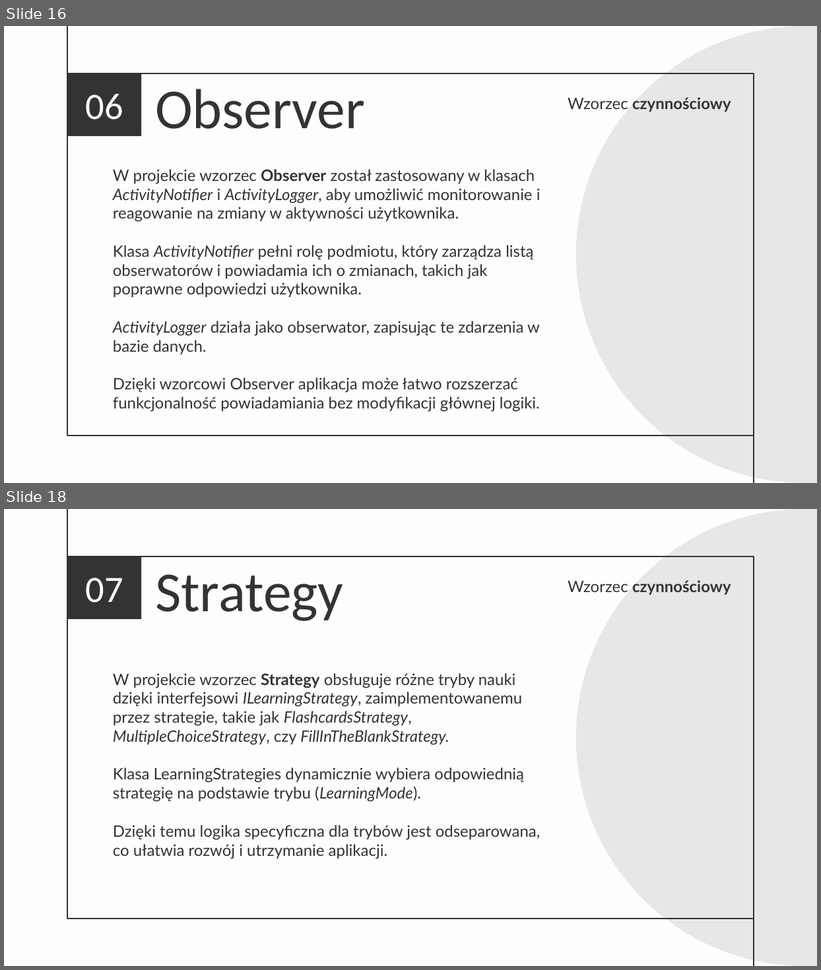
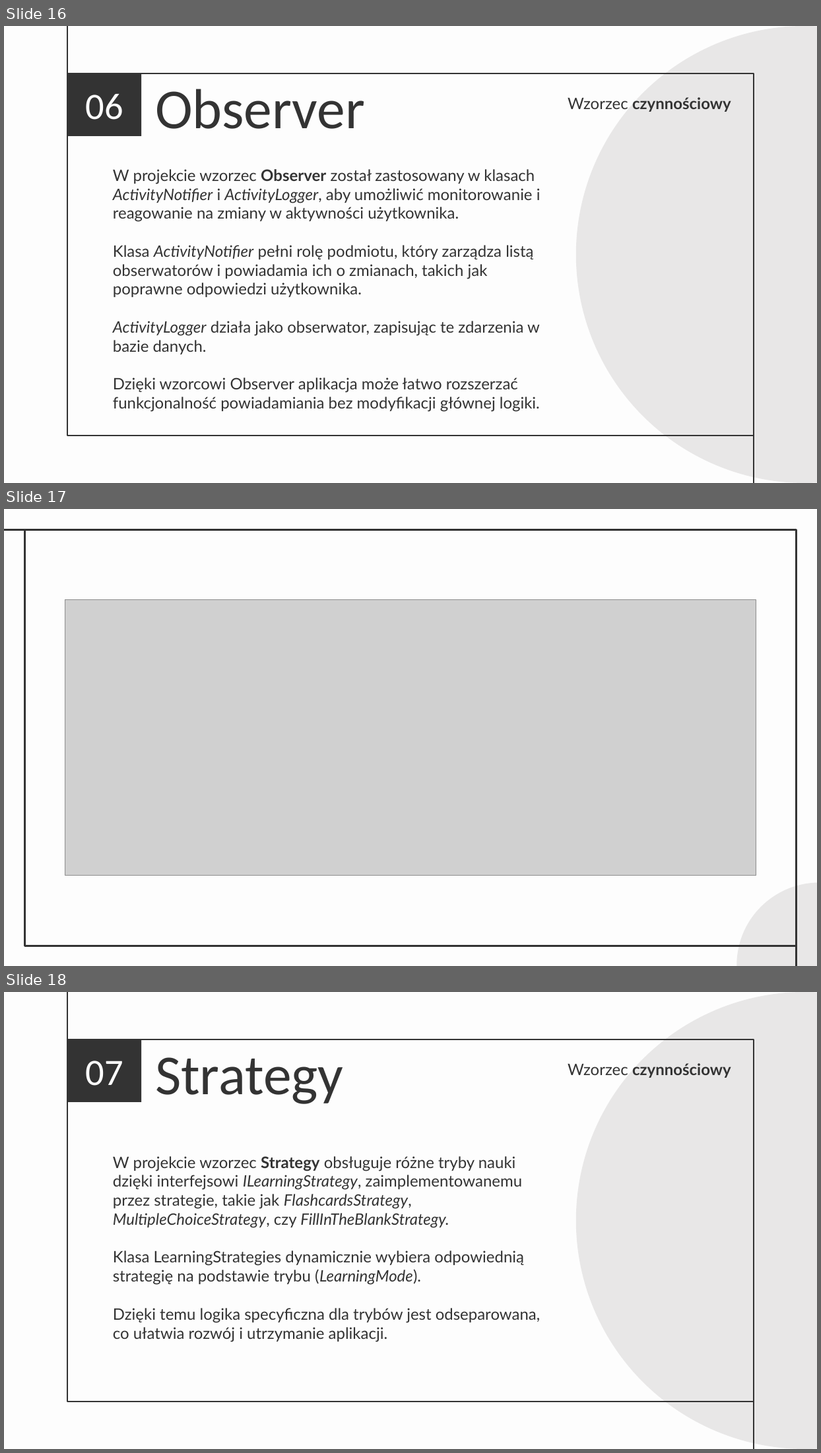
Before and after one commit to breftejk/ZTP-Project, a slide deck: Prezentacja UML projektu.pptx. Shown one above the other, each under a label of ours: slides 16 and 18 before the commit, slides 16, 17 and 18 after it; the slides between them are not shown. The pictures are 821x970 and 821x1453 pixels, drawn with LibreOffice and Linux fonts; fonts in the diff are those of the drawing; grey boxes stand for pictures. Boxes give left, top, right and bottom in pixels: in the first picture for what was removed or moved away, otherwise in the second. Text is boxed around its words. In the diff, an @@ line names an element or a change of style, - is before the commit and + after.

```diff
--- a/Prezentacja UML projektu.pptx
+++ b/Prezentacja UML projektu.pptx
@@ slide 17 added at (x1=4, y1=509, x2=817, y2=966), background #FDFDFD @@
@@ line added from (25, 529) to (4, 529), #333333 1.5 pt @@
@@ rectangle added at (x1=24, y1=529, x2=796, y2=946), outline #333333 1.5 pt @@
@@ picture added at (x1=65, y1=600, x2=756, y2=876) @@
@@ ellipse added at (x1=737, y1=883, x2=817, y2=966), fill #E8E7E7 @@
@@ line added from (797, 947) to (797, 966), #333333 1.5 pt @@
```
Also in this commit, not shown: 1 slide changed, 5 other slides added, 5 slides removed, 4 other files.
